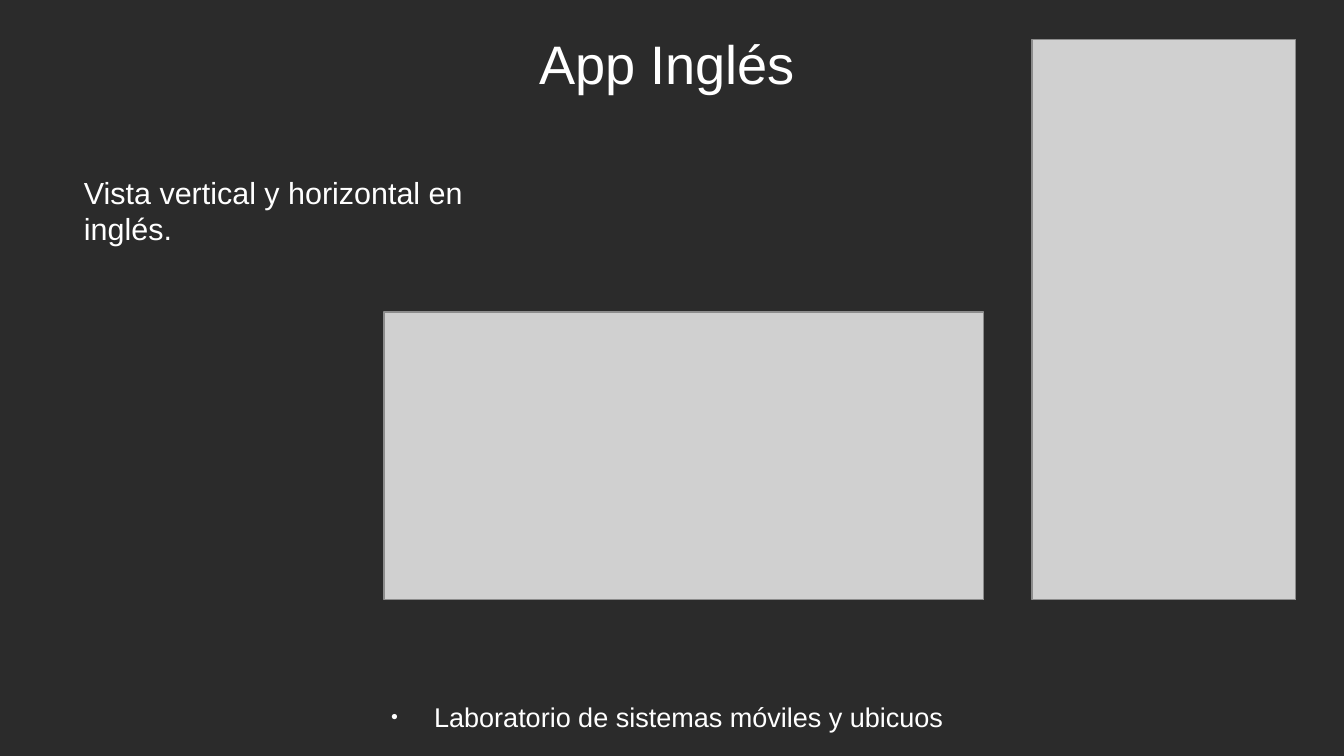
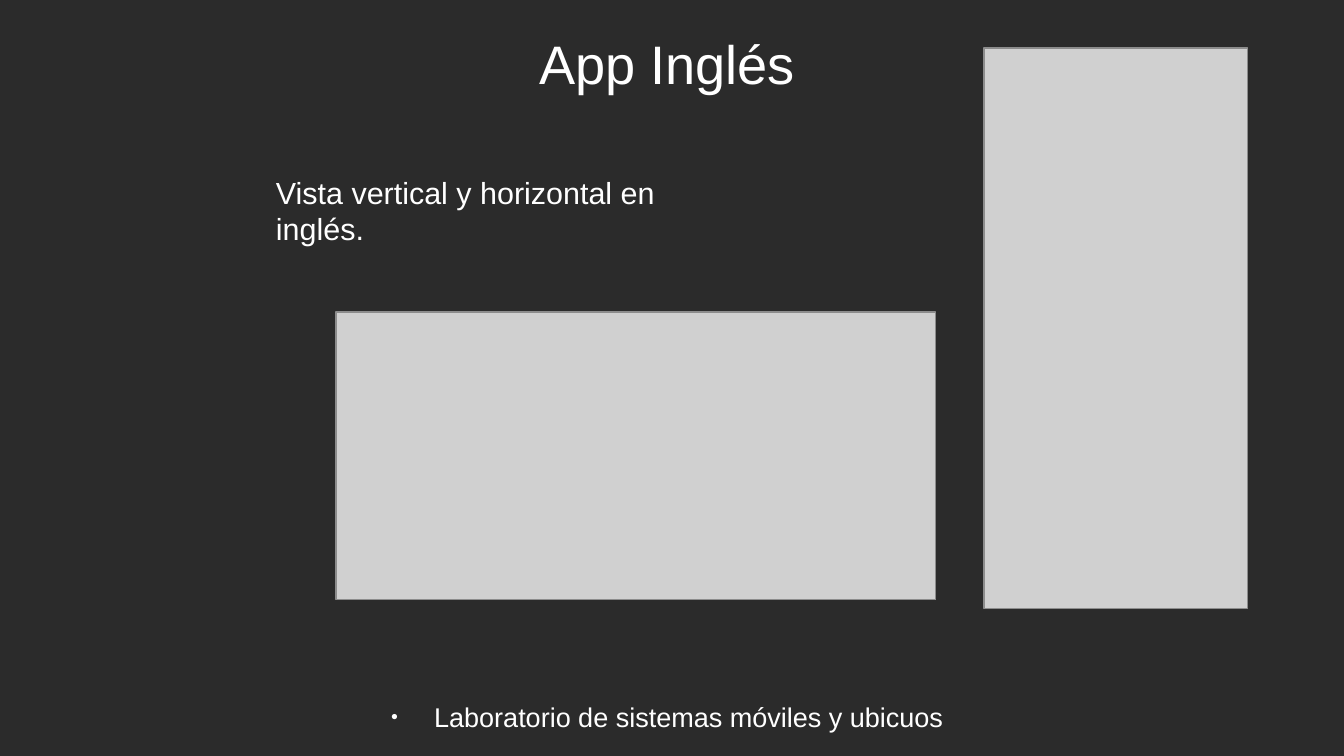
Before and after one commit to rubenmr13/PracticaFinal-LSMU, a slide deck: slide 19 of ProyectoFinal.odp. Drawn at 1344x756 pixels with LibreOffice and Linux fonts; fonts in the diff are those of the drawing; grey boxes stand for pictures; background and template pictures are left out; a plain dark background stands for a picture behind light text. Boxes give left, top, right and bottom in pixels: in the first picture for what was removed or moved away, otherwise in the second. Text is boxed around its words. In the diff, an @@ line names an element or a change of style, - is before the commit and + after.

```diff
--- a/ProyectoFinal.odp
+++ b/ProyectoFinal.odp
@@ picture: place and size @@
-picture at (1032, 39, 1296, 600)
+picture at (984, 48, 1249, 609)
@@ text "Vista vertical y horizontal en ...": place and size @@
-text "Vista vertical y horizontal en ..." at (84, 182, 463, 246)
+text "Vista vertical y horizontal en ..." at (276, 182, 655, 246)
@@ picture: place and size @@
-picture at (384, 312, 984, 600)
+picture at (337, 312, 937, 600)
```
Also in this commit, not shown: 14 other slides changed, 1 slide added, 1 other file.
